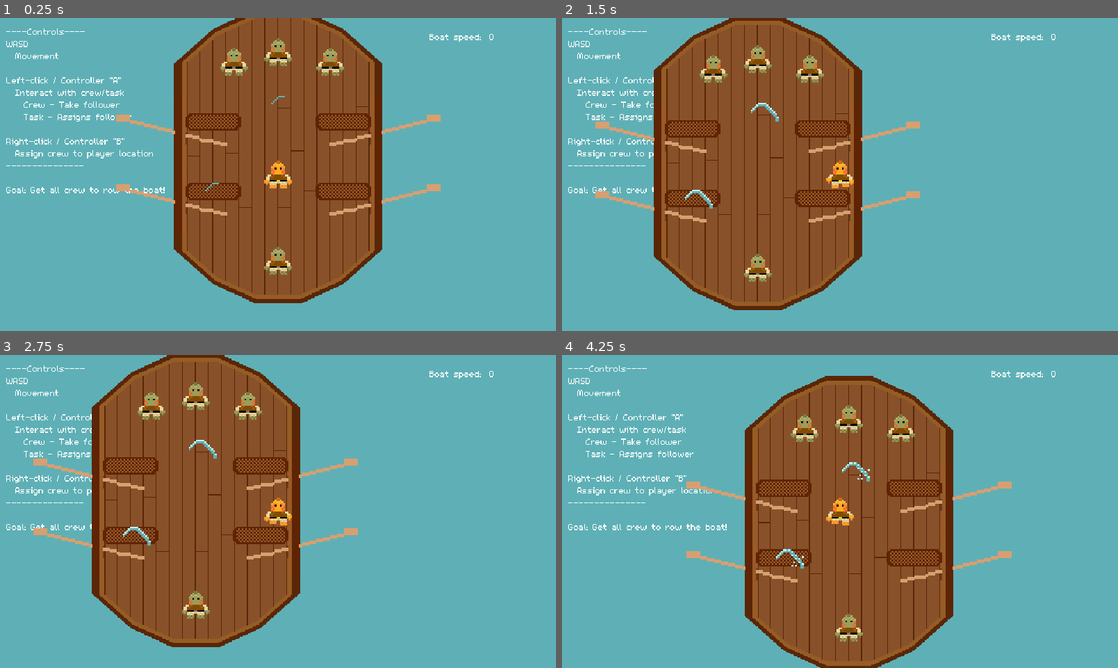
Above: before the commit, frames 1-4 (two rows, left to right).
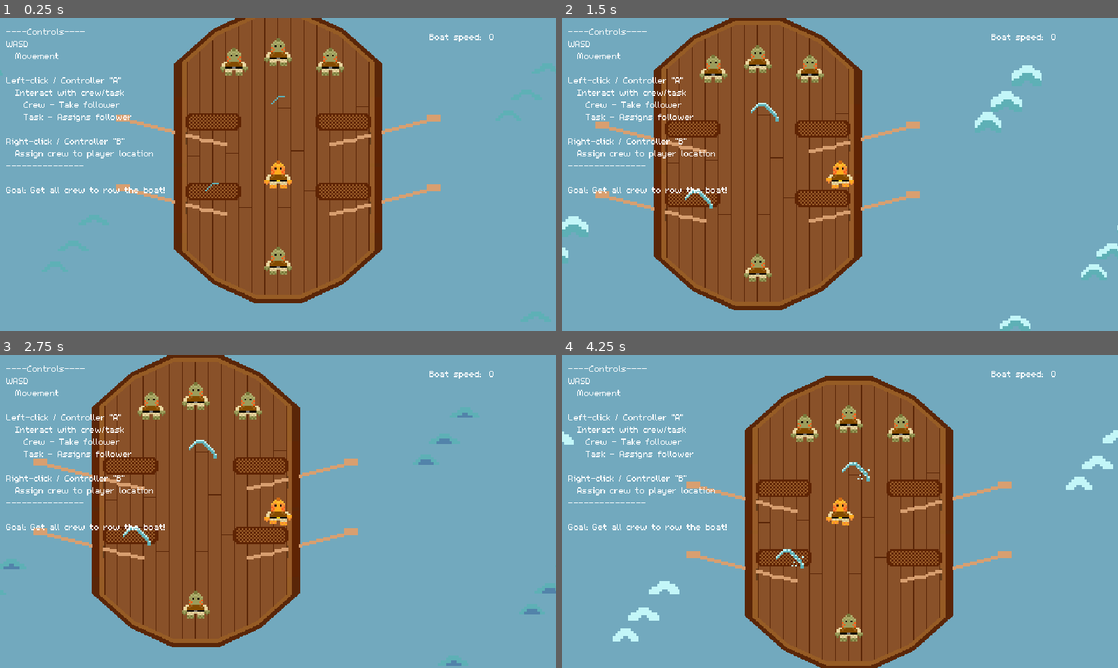
Above: after the commit, the same moments.

Repository: Splashy-Inc/splish-splashisson
Game: Godot game, scene res://Scenes/playground.tscn
Same seed, same stepped clock (60 frames per second), same inputs: the game is played once before the commit and once after it.
Inputs:
- Up to frame 1 (0.25 s): no input
- Up to frame 2 (1.5 s): hold D (right) 0.53-1.28 s; hold I (interact) 0.53-1.28 s; hold S (down) from 1.28 s (still down); tap O (location) at 1.35 s
- Up to frame 3 (2.75 s): release S (down) at 2.03 s; hold D (right) from 2.03 s (still down); hold I (interact) from 2.03 s (still down)
- Up to frame 4 (4.25 s): release D (right) at 2.78 s; release I (interact) at 2.78 s; hold W (up) 2.78-3.53 s; tap O (location) at 2.85 s; hold A (left) from 3.53 s (still down); hold I (interact) from 3.53 s (still down)

The runs differ from the first frame. In frame 1, less than 0.1% of the frame differs, in the area x 20-25%, y 31-56%; in frame 2, 1.1%, in the area x 0-100%, y 15-100%; in frame 3, 0.6%; in frame 4, 0.8%.

Commit message:
First pass at parallax ocean based on boat speed

Diff:
--- /dev/null
+++ b/Scenes/Ocean/big_wave.tscn
@@ -0,0 +1,58 @@
+[gd_scene load_steps=13 format=3 uid="uid://piconrw3mcsj"]
+
+[ext_resource type="Texture2D" uid="uid://bthlufs3smv7j" path="res://Art/Ocean/Ocean/Wave/WaveBig/WaveBigA.png" id="1_ehjfi"]
+[ext_resource type="Texture2D" uid="uid://blw0hskkrpx1g" path="res://Art/Ocean/Ocean/Wave/WaveBig/WaveBigB.png" id="2_18x4k"]
+[ext_resource type="Texture2D" uid="uid://xcjq4mmgl73r" path="res://Art/Ocean/Ocean/Wave/WaveBig/WaveBigC.png" id="3_51jrn"]
+[ext_resource type="Texture2D" uid="uid://wldkb6q4noh" path="res://Art/Ocean/Ocean/Wave/WaveBig/WaveBigD.png" id="4_c0m82"]
+[ext_resource type="Texture2D" uid="uid://dyevgdi8lvuth" path="res://Art/Ocean/Ocean/Wave/WaveBig/WaveBigE.png" id="5_supjn"]
+[ext_resource type="Texture2D" uid="uid://brcircsrpcdug" path="res://Art/Ocean/Ocean/Wave/WaveBig/WaveBigF.png" id="6_fg1ul"]
+[ext_resource type="Texture2D" uid="uid://b2u2a2ah8l52k" path="res://Art/Ocean/Ocean/Wave/WaveBig/WaveBigG.png" id="7_25psi"]
+[ext_resource type="Texture2D" uid="uid://bkchjpj4g6d41" path="res://Art/Ocean/Ocean/Wave/WaveBig/WaveBigH.png" id="8_7jffn"]
+[ext_resource type="Texture2D" uid="uid://bh2xya03ul33k" path="res://Art/Ocean/Ocean/Wave/WaveBig/WaveBigI.png" id="9_adp0m"]
+[ext_resource type="Texture2D" uid="uid://def7lfobkl72o" path="res://Art/Ocean/Ocean/Wave/WaveBig/WaveBigJ.png" id="10_bpama"]
+[ext_resource type="Texture2D" uid="uid://dcgcypy8uyl0b" path="res://Art/Ocean/Ocean/Wave/WaveBig/WaveBigK.png" id="11_utu3x"]
+
+[sub_resource type="SpriteFrames" id="SpriteFrames_cxds1"]
+animations = [{
+"frames": [{
+"duration": 1.0,
+"texture": ExtResource("1_ehjfi")
+}, {
+"duration": 1.0,
+"texture": ExtResource("2_18x4k")
+}, {
+"duration": 1.0,
+"texture": ExtResource("3_51jrn")
+}, {
+"duration": 1.0,
+"texture": ExtResource("4_c0m82")
+}, {
+"duration": 1.0,
+"texture": ExtResource("5_supjn")
+}, {
+"duration": 1.0,
+"texture": ExtResource("6_fg1ul")
+}, {
+"duration": 1.0,
+"texture": ExtResource("7_25psi")
+}, {
+"duration": 1.0,
+"texture": ExtResource("8_7jffn")
+}, {
+"duration": 1.0,
+"texture": ExtResource("9_adp0m")
+}, {
+"duration": 1.0,
+"texture": ExtResource("10_bpama")
+}, {
+"duration": 1.0,
+"texture": ExtResource("11_utu3x")
+}],
+"loop": true,
+"name": &"default",
+"speed": 5.0
+}]
+
+[node name="BigWave" type="AnimatedSprite2D"]
+sprite_frames = SubResource("SpriteFrames_cxds1")
+frame_progress = 0.584985
--- /dev/null
+++ b/Scenes/Ocean/bubbles.tscn
@@ -0,0 +1,72 @@
+[gd_scene load_steps=13 format=3 uid="uid://bmh1kxtyjicuu"]
+
+[ext_resource type="Texture2D" uid="uid://ccijtlajaa65j" path="res://Art/Ocean/Ocean/Bubble/BubbleA .png" id="1_qd2is"]
+[ext_resource type="Texture2D" uid="uid://bgpaoibwyd7o6" path="res://Art/Ocean/Ocean/Bubble/BubbleB.png" id="2_8llfl"]
+[ext_resource type="Texture2D" uid="uid://bi8q5w35iat1y" path="res://Art/Ocean/Ocean/Bubble/BubbleC.png" id="3_l388h"]
+[ext_resource type="Texture2D" uid="uid://wkpskyw0g77s" path="res://Art/Ocean/Ocean/Bubble/BubbleD.png" id="4_sp7y8"]
+[ext_resource type="Texture2D" uid="uid://bg76k2nqsku5b" path="res://Art/Ocean/Ocean/Bubble/BubbleE.png" id="5_y5hqj"]
+[ext_resource type="Texture2D" uid="uid://b0y6ipl0n06yr" path="res://Art/Ocean/Ocean/Bubble/BubbleF.png" id="6_ekfcl"]
+[ext_resource type="Texture2D" uid="uid://dvsdtyuy50f04" path="res://Art/Ocean/Ocean/Bubble/BubbleG.png" id="7_ql5g3"]
+[ext_resource type="Texture2D" uid="uid://h6ci2tv2m5es" path="res://Art/Ocean/Ocean/Bubble/BubbleH.png" id="8_o2gvv"]
+[ext_resource type="Texture2D" uid="uid://dvow3rd7siru7" path="res://Art/Ocean/Ocean/Bubble/BubbleI.png" id="9_iokyh"]
+[ext_resource type="Texture2D" uid="uid://kab4xhjfailu" path="res://Art/Ocean/Ocean/Bubble/BubbleJ.png" id="10_a2eoo"]
+[ext_resource type="Texture2D" uid="uid://capken2x17w2s" path="res://Art/Ocean/Ocean/Bubble/BubbleK.png" id="11_50s13"]
+
+[sub_resource type="SpriteFrames" id="SpriteFrames_ln5vk"]
+animations = [{
+"frames": [{
+"duration": 1.0,
+"texture": ExtResource("1_qd2is")
+}, {
+"duration": 1.0,
+"texture": ExtResource("2_8llfl")
+}, {
+"duration": 1.0,
+"texture": ExtResource("3_l388h")
+}, {
+"duration": 1.0,
+"texture": ExtResource("4_sp7y8")
+}, {
+"duration": 1.0,
+"texture": ExtResource("5_y5hqj")
+}, {
+"duration": 1.0,
+"texture": ExtResource("6_ekfcl")
+}, {
+"duration": 1.0,
+"texture": ExtResource("7_ql5g3")
+}, {
+"duration": 1.0,
+"texture": ExtResource("8_o2gvv")
+}, {
+"duration": 1.0,
+"texture": ExtResource("9_iokyh")
+}, {
+"duration": 1.0,
+"texture": ExtResource("10_a2eoo")
+}, {
+"duration": 1.0,
+"texture": ExtResource("11_50s13")
+}, {
+"duration": 1.0,
+"texture": null
+}, {
+"duration": 1.0,
+"texture": null
+}, {
+"duration": 1.0,
+"texture": null
+}, {
+"duration": 1.0,
+"texture": null
+}],
+"loop": true,
+"name": &"default",
+"speed": 5.0
+}]
+
+[node name="Bubbles" type="AnimatedSprite2D"]
+scale = Vector2(0.5, 0.5)
+sprite_frames = SubResource("SpriteFrames_ln5vk")
+autoplay = "default"
+frame_progress = 0.652442
--- /dev/null
+++ b/Scenes/Ocean/medium_wave.tscn
@@ -0,0 +1,62 @@
+[gd_scene load_steps=14 format=3 uid="uid://c57ouj4dasw0q"]
+
+[ext_resource type="Texture2D" uid="uid://c36c2cu6wjmiy" path="res://Art/Ocean/Ocean/Wave/Wave2/Wave2A.png" id="1_3e5no"]
+[ext_resource type="Texture2D" uid="uid://d3oc0ue8bxvsl" path="res://Art/Ocean/Ocean/Wave/Wave2/Wave2B.png" id="2_o4gci"]
+[ext_resource type="Texture2D" uid="uid://dntli17qpv5vt" path="res://Art/Ocean/Ocean/Wave/Wave2/Wave2C.png" id="3_ypbpv"]
+[ext_resource type="Texture2D" uid="uid://cotvhebjkuoe0" path="res://Art/Ocean/Ocean/Wave/Wave2/Wave2D.png" id="4_ce6jg"]
+[ext_resource type="Texture2D" uid="uid://bdwae2kh7r236" path="res://Art/Ocean/Ocean/Wave/Wave2/Wave2E.png" id="5_ysfgd"]
+[ext_resource type="Texture2D" uid="uid://c4c5vpt30hd8b" path="res://Art/Ocean/Ocean/Wave/Wave2/Wave2F.png" id="6_dipwa"]
+[ext_resource type="Texture2D" uid="uid://bwgeeybbxreny" path="res://Art/Ocean/Ocean/Wave/Wave2/Wave2G.png" id="7_vc0ff"]
+[ext_resource type="Texture2D" uid="uid://d27cjnatouylk" path="res://Art/Ocean/Ocean/Wave/Wave2/Wave2H.png" id="8_8xdsd"]
+[ext_resource type="Texture2D" uid="uid://bfrumdy8g8nol" path="res://Art/Ocean/Ocean/Wave/Wave2/Wave2I.png" id="9_irpuy"]
+[ext_resource type="Texture2D" uid="uid://dbukbupeyxog1" path="res://Art/Ocean/Ocean/Wave/Wave2/Wave2J.png" id="10_p1r3s"]
+[ext_resource type="Texture2D" uid="uid://x1bpfnulkqxs" path="res://Art/Ocean/Ocean/Wave/Wave2/Wave2K.png" id="11_0ceiy"]
+[ext_resource type="Texture2D" uid="uid://dvq2xsqbghnn7" path="res://Art/Ocean/Ocean/Wave/Wave2/Wave2L.png" id="12_54anc"]
+
+[sub_resource type="SpriteFrames" id="SpriteFrames_qg3gn"]
+animations = [{
+"frames": [{
+"duration": 1.0,
+"texture": ExtResource("1_3e5no")
+}, {
+"duration": 1.0,
+"texture": ExtResource("2_o4gci")
+}, {
+"duration": 1.0,
+"texture": ExtResource("3_ypbpv")
+}, {
+"duration": 1.0,
+"texture": ExtResource("4_ce6jg")
+}, {
+"duration": 1.0,
+"texture": ExtResource("5_ysfgd")
+}, {
+"duration": 1.0,
+"texture": ExtResource("6_dipwa")
+}, {
+"duration": 1.0,
+"texture": ExtResource("7_vc0ff")
+}, {
+"duration": 1.0,
+"texture": ExtResource("8_8xdsd")
+}, {
+"duration": 1.0,
+"texture": ExtResource("9_irpuy")
+}, {
+"duration": 1.0,
+"texture": ExtResource("10_p1r3s")
+}, {
+"duration": 1.0,
+"texture": ExtResource("11_0ceiy")
+}, {
+"duration": 1.0,
+"texture": ExtResource("12_54anc")
+}],
+"loop": true,
+"name": &"default",
+"speed": 5.0
+}]
+
+[node name="MediumWave" type="AnimatedSprite2D"]
+sprite_frames = SubResource("SpriteFrames_qg3gn")
+frame_progress = 0.212021
--- /dev/null
+++ b/Scenes/Ocean/ocean.gd
@@ -0,0 +1,14 @@
+extends Parallax2D
+
+
+# Called when the node enters the scene tree for the first time.
+func _ready() -> void:
+	Globals.speed_updated.connect(_on_speed_updated)
+
+
+# Called every frame. 'delta' is the elapsed time since the previous frame.
+func _process(delta: float) -> void:
+	pass
+
+func _on_speed_updated():
+	autoscroll.y = clamp(Globals.boat_speed/5, 0, 400)
--- /dev/null
+++ b/Scenes/Ocean/ocean.tscn
@@ -0,0 +1,67 @@
+[gd_scene load_steps=4 format=3 uid="uid://dv0x4vv0fkbd2"]
+
+[ext_resource type="PackedScene" uid="uid://bmh1kxtyjicuu" path="res://Scenes/Ocean/bubbles.tscn" id="1_7nfhj"]
+[ext_resource type="Script" path="res://Scenes/Ocean/ocean.gd" id="1_h5cl7"]
+[ext_resource type="PackedScene" uid="uid://dsdqndjddqni5" path="res://Scenes/Ocean/small_wave.tscn" id="2_x1tu8"]
+
+[node name="Ocean" type="Parallax2D"]
+repeat_size = Vector2(0, 720)
+follow_viewport = false
+ignore_camera_scroll = true
+screen_offset = Vector2(-320, 360)
+script = ExtResource("1_h5cl7")
+
+[node name="ColorRect" type="ColorRect" parent="."]
+offset_left = -640.0
+offset_top = -360.0
+offset_right = 640.0
+offset_bottom = 360.0
+color = Color(0.447059, 0.662745, 0.745098, 1)
+
+[node name="SmallWave" parent="." instance=ExtResource("2_x1tu8")]
+position = Vector2(-235, -79)
+scale = Vector2(0.5, 0.5)
+frame_progress = 0.327919
+
+[node name="SmallWave4" parent="." instance=ExtResource("2_x1tu8")]
+position = Vector2(-236, 286)
+scale = Vector2(0.5, 0.5)
+frame_progress = 0.720328
+
+[node name="SmallWave2" parent="." instance=ExtResource("2_x1tu8")]
+position = Vector2(-357, -251)
+scale = Vector2(0.5, 0.5)
+frame_progress = 0.57733
+
+[node name="SmallWave3" parent="." instance=ExtResource("2_x1tu8")]
+position = Vector2(-360, 170)
+scale = Vector2(0.5, 0.5)
+frame_progress = 0.611902
+
+[node name="Bubbles3" parent="." instance=ExtResource("1_7nfhj")]
+position = Vector2(-367, 4)
+frame_progress = 0.157055
+
+[node name="SmallWave5" parent="." instance=ExtResource("2_x1tu8")]
+position = Vector2(409, -81)
+scale = Vector2(0.5, 0.5)
+frame_progress = 0.720252
+
+[node name="SmallWave6" parent="." instance=ExtResource("2_x1tu8")]
+position = Vector2(408, 284)
+scale = Vector2(0.5, 0.5)
+frame_progress = 0.904809
+
+[node name="SmallWave7" parent="." instance=ExtResource("2_x1tu8")]
+position = Vector2(287, -253)
+scale = Vector2(0.5, 0.5)
+frame_progress = 0.446557
+
+[node name="SmallWave8" parent="." instance=ExtResource("2_x1tu8")]
+position = Vector2(274, 32)
+scale = Vector2(0.5, 0.5)
+frame_progress = 0.566007
+
+[node name="Bubbles4" parent="." instance=ExtResource("1_7nfhj")]
+position = Vector2(246, 206)
+frame_progress = 0.587681
--- /dev/null
+++ b/Scenes/Ocean/small_wave.tscn
@@ -0,0 +1,63 @@
+[gd_scene load_steps=14 format=3 uid="uid://dsdqndjddqni5"]
+
+[ext_resource type="Texture2D" uid="uid://bx56tg31u3ku5" path="res://Art/Ocean/Ocean/Wave/Wave1/WaveA.png" id="1_mh0u5"]
+[ext_resource type="Texture2D" uid="uid://bgdv4v40l0v08" path="res://Art/Ocean/Ocean/Wave/Wave1/WaveB.png" id="2_vsl1p"]
+[ext_resource type="Texture2D" uid="uid://cghngeld510ln" path="res://Art/Ocean/Ocean/Wave/Wave1/WaveC.png" id="3_xvprg"]
+[ext_resource type="Texture2D" uid="uid://d1oloesu8odri" path="res://Art/Ocean/Ocean/Wave/Wave1/WaveD.png" id="4_kyc85"]
+[ext_resource type="Texture2D" uid="uid://dyra583ujmo22" path="res://Art/Ocean/Ocean/Wave/Wave1/WaveE.png" id="5_116cd"]
+[ext_resource type="Texture2D" uid="uid://b6tvo14naq1rb" path="res://Art/Ocean/Ocean/Wave/Wave1/WaveF.png" id="6_c1tcu"]
+[ext_resource type="Texture2D" uid="uid://ddn8kx4mc70xv" path="res://Art/Ocean/Ocean/Wave/Wave1/WaveG.png" id="7_3qdll"]
+[ext_resource type="Texture2D" uid="uid://2f1j5j4tgglv" path="res://Art/Ocean/Ocean/Wave/Wave1/WaveH.png" id="8_ym2q4"]
+[ext_resource type="Texture2D" uid="uid://toaicd8aq7tx" path="res://Art/Ocean/Ocean/Wave/Wave1/WaveI.png" id="9_18yas"]
+[ext_resource type="Texture2D" uid="uid://blgu1xf8hhiv8" path="res://Art/Ocean/Ocean/Wave/Wave1/WaveJ.png" id="10_ml4b0"]
+[ext_resource type="Texture2D" uid="uid://bvuwsp6jpeofc" path="res://Art/Ocean/Ocean/Wave/Wave1/WaveK.png" id="11_gh8k8"]
+[ext_resource type="Texture2D" uid="uid://837mva2t3yq4" path="res://Art/Ocean/Ocean/Wave/Wave1/WaveL.png" id="12_vsbyg"]
+
+[sub_resource type="SpriteFrames" id="SpriteFrames_6nnrb"]
+animations = [{
+"frames": [{
+"duration": 1.0,
+"texture": ExtResource("1_mh0u5")
+}, {
+"duration": 1.0,
+"texture": ExtResource("2_vsl1p")
+}, {
+"duration": 1.0,
+"texture": ExtResource("3_xvprg")
+}, {
+"duration": 1.0,
+"texture": ExtResource("4_kyc85")
+}, {
+"duration": 1.0,
+"texture": ExtResource("5_116cd")
+}, {
+"duration": 1.0,
+"texture": ExtResource("6_c1tcu")
+}, {
+"duration": 1.0,
+"texture": ExtResource("7_3qdll")
+}, {
+"duration": 1.0,
+"texture": ExtResource("8_ym2q4")
+}, {
+"duration": 1.0,
+"texture": ExtResource("9_18yas")
+}, {
+"duration": 1.0,
+"texture": ExtResource("10_ml4b0")
+}, {
+"duration": 1.0,
+"texture": ExtResource("11_gh8k8")
+}, {
+"duration": 1.0,
+"texture": ExtResource("12_vsbyg")
+}],
+"loop": true,
+"name": &"default",
+"speed": 5.0
+}]
+
+[node name="SmallWave" type="AnimatedSprite2D"]
+sprite_frames = SubResource("SpriteFrames_6nnrb")
+autoplay = "default"
+frame_progress = 0.698609
--- a/Scenes/crew_member.tscn
+++ b/Scenes/crew_member.tscn
@@ -487,6 +487,50 @@
 "values": [Vector2(0, 0)]
 }
 
+[sub_resource type="Animation" id="Animation_d7hms"]
+resource_name = "patch_leak"
+length = 3.00002
+loop_mode = 1
+step = 0.2
+tracks/0/type = "value"
+tracks/0/imported = false
+tracks/0/enabled = true
+tracks/0/path = NodePath("AnimatedSprite2D:animation")
+tracks/0/interp = 1
+tracks/0/loop_wrap = true
+tracks/0/keys = {
+"times": PackedFloat32Array(0),
+"transitions": PackedFloat32Array(1),
+"update": 1,
+"values": [&"patch_leak"]
+}
+tracks/1/type = "value"
+tracks/1/imported = false
+tracks/1/enabled = true
+tracks/1/path = NodePath("AnimatedSprite2D:frame")
+tracks/1/interp = 1
+tracks/1/loop_wrap = true
+tracks/1/keys = {
+"times": PackedFloat32Array(0, 0.2, 0.4, 0.6, 0.8, 1, 1.2, 1.4, 1.6, 1.8, 2, 2.2, 2.4, 2.6, 2.8),
+"transitions": PackedFloat32Array(1, 1, 1, 1, 1, 1, 1, 1, 1, 1, 1, 1, 1, 1, 1),
+"update": 1,
+"values": [0, 1, 2, 3, 4, 5, 6, 7, 8, 10, 11, 12, 13, 14, 15]
+}
+tracks/2/type = "method"
+tracks/2/imported = false
+tracks/2/enabled = true
+tracks/2/path = NodePath(".")
+tracks/2/interp = 1
+tracks/2/loop_wrap = true
+tracks/2/keys = {
+"times": PackedFloat32Array(3),
+"transitions": PackedFloat32Array(1),
+"values": [{
+"args": [],
+"method": &"_patch_leak"
+}]
+}
+
 [sub_resource type="Animation" id="Animation_2fgx1"]
 resource_name = "walking_down"
 length = 0.500025
@@ -605,50 +649,6 @@
 "values": [Vector2(0, 0)]
 }
 
-[sub_resource type="Animation" id="Animation_d7hms"]
-resource_name = "patch_leak"
-length = 3.00002
-loop_mode = 1
-step = 0.2
-tracks/0/type = "value"
-tracks/0/imported = false
-tracks/0/enabled = true
-tracks/0/path = NodePath("AnimatedSprite2D:animation")
-tracks/0/interp = 1
-tracks/0/loop_wrap = true
-tracks/0/keys = {
-"times": PackedFloat32Array(0),
-"transitions": PackedFloat32Array(1),
-"update": 1,
-"values": [&"patch_leak"]
-}
-tracks/1/type = "value"
-tracks/1/imported = false
-tracks/1/enabled = true
-tracks/1/path = NodePath("AnimatedSprite2D:frame")
-tracks/1/interp = 1
-tracks/1/loop_wrap = true
-tracks/1/keys = {
-"times": PackedFloat32Array(0, 0.2, 0.4, 0.6, 0.8, 1, 1.2, 1.4, 1.6, 1.8, 2, 2.2, 2.4, 2.6, 2.8),
-"transitions": PackedFloat32Array(1, 1, 1, 1, 1, 1, 1, 1, 1, 1, 1, 1, 1, 1, 1),
-"update": 1,
-"values": [0, 1, 2, 3, 4, 5, 6, 7, 8, 10, 11, 12, 13, 14, 15]
-}
-tracks/2/type = "method"
-tracks/2/imported = false
-tracks/2/enabled = true
-tracks/2/path = NodePath(".")
-tracks/2/interp = 1
-tracks/2/loop_wrap = true
-tracks/2/keys = {
-"times": PackedFloat32Array(3),
-"transitions": PackedFloat32Array(1),
-"values": [{
-"args": [],
-"method": &"_patch_leak"
-}]
-}
-
 [sub_resource type="AnimationLibrary" id="AnimationLibrary_plwr3"]
 _data = {
 "RESET": SubResource("Animation_bm4pa"),
--- a/Scenes/playground.tscn
+++ b/Scenes/playground.tscn
@@ -1,9 +1,9 @@
 [gd_scene load_steps=8 format=3 uid="uid://byk8jyx3r65e2"]
 
 [ext_resource type="Script" path="res://Scenes/playground.gd" id="1_bs7od"]
-[ext_resource type="Texture2D" uid="uid://v8dy2ved6iwm" path="res://Art/BG/WaterBackground.png" id="1_e04j1"]
 [ext_resource type="PackedScene" uid="uid://djyibeaauqw2f" path="res://Scenes/crew_member.tscn" id="1_tnbfu"]
 [ext_resource type="PackedScene" uid="uid://je3j0pd8ickv" path="res://Scenes/splish.tscn" id="1_vcfar"]
+[ext_resource type="PackedScene" uid="uid://dv0x4vv0fkbd2" path="res://Scenes/Ocean/ocean.tscn" id="2_cmo3h"]
 [ext_resource type="Script" path="res://Scenes/game_camera.gd" id="2_gusxx"]
 [ext_resource type="PackedScene" uid="uid://ptto4146phwg" path="res://Scenes/boat.tscn" id="2_twya3"]
 
@@ -13,13 +13,9 @@
 [node name="Playground" type="Node"]
 script = ExtResource("1_bs7od")
 
+[node name="Ocean" parent="." instance=ExtResource("2_cmo3h")]
+
 [node name="CanvasLayer" type="CanvasLayer" parent="."]
-layer = -1
-
-[node name="Background" type="TextureRect" parent="CanvasLayer"]
-offset_right = 1920.0
-offset_bottom = 3240.0
-texture = ExtResource("1_e04j1")
 
 [node name="Label" type="Label" parent="CanvasLayer"]
 offset_left = 7.0
